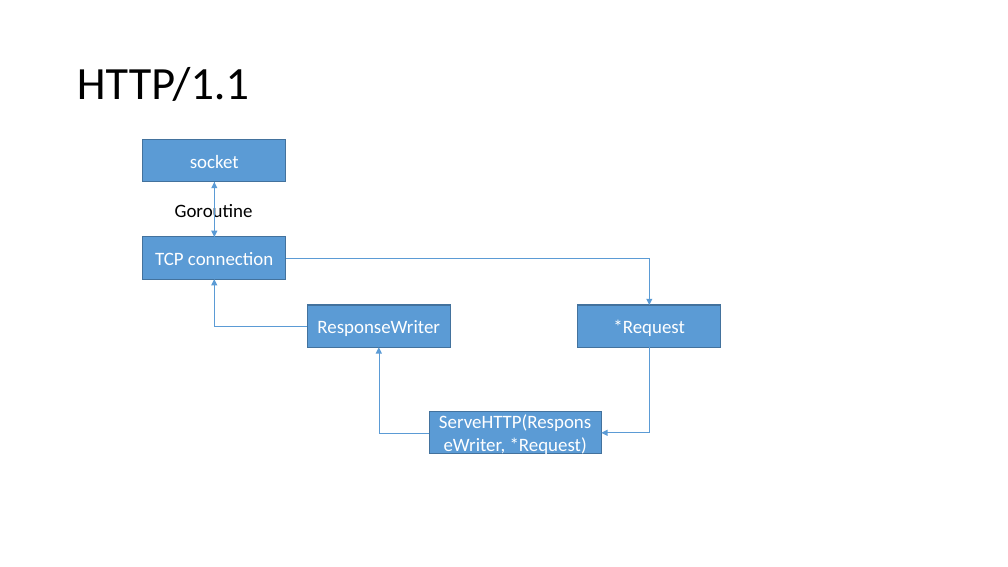
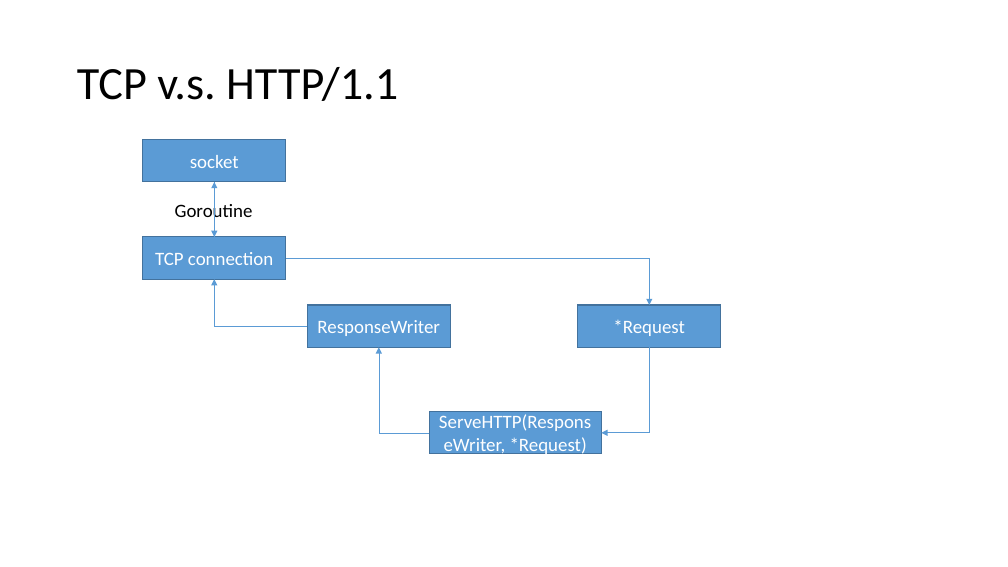
Before and after one commit to yangyuqian/technical-articles, a slide deck: slide 3 of go/series/2.1 标准库之http请求处理.pptx. Drawn at 1008x567 pixels with LibreOffice and Linux fonts; fonts in the diff are those of the drawing. Boxes give left, top, right and bottom in pixels: in the first picture for what was removed or moved away, otherwise in the second. Text is boxed around its words. In the diff, an @@ line names an element or a change of style, - is before the commit and + after.

```diff
--- a/go/series/2.1 标准库之http请求处理.pptx
+++ b/go/series/2.1 标准库之http请求处理.pptx
@@ title at box(77, 67, 398, 101): text changed @@
-HTTP/1.1
+TCP v.s. HTTP/1.1
```
Also in this commit, not shown: 2 slides added.
